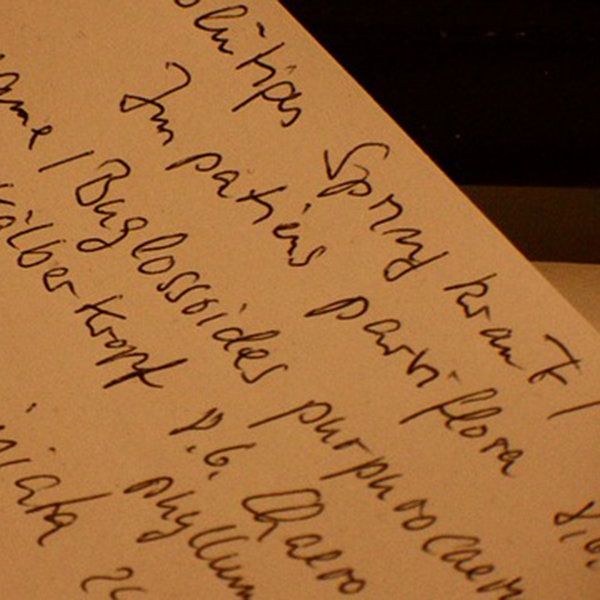
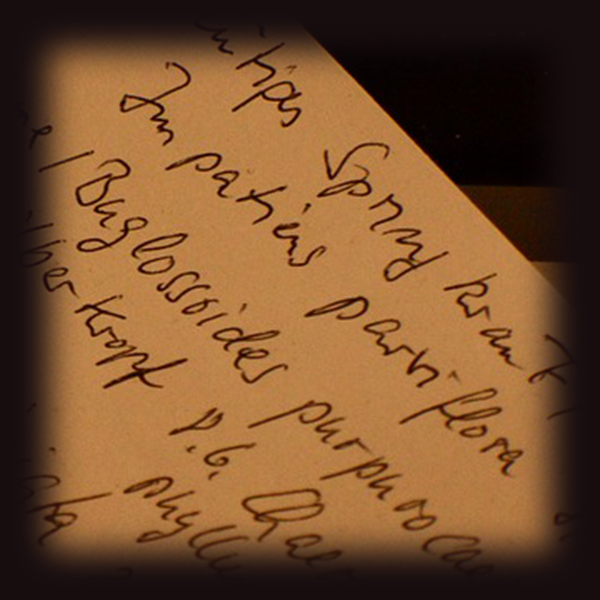
Layer changes from the first 600 × 600 image to the second:
showed "Layer 1" over (0, 0, 600, 600)
